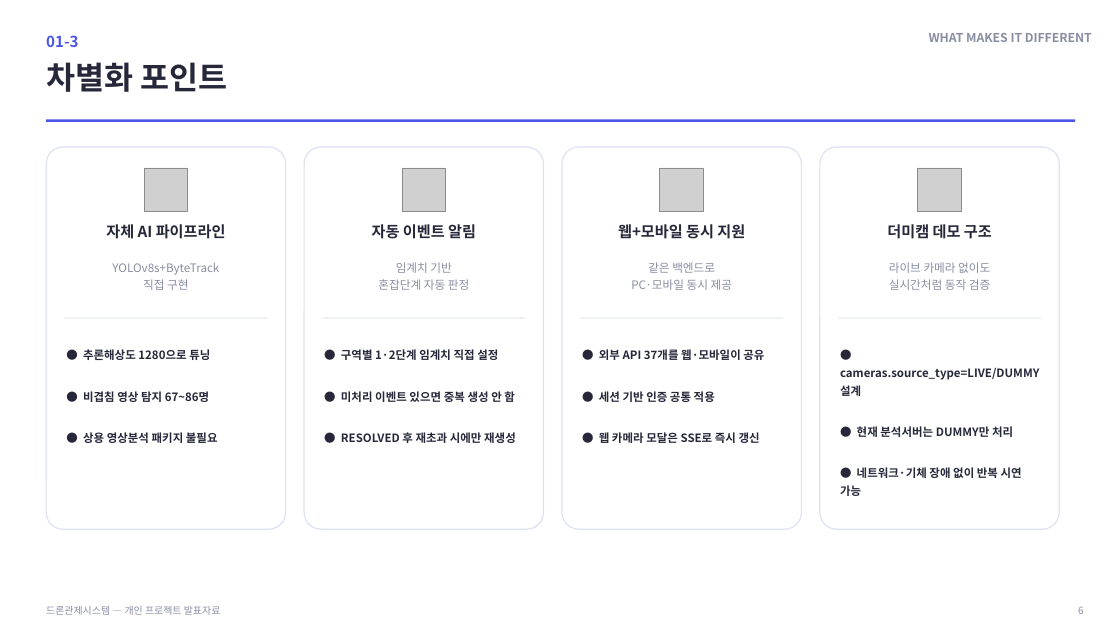
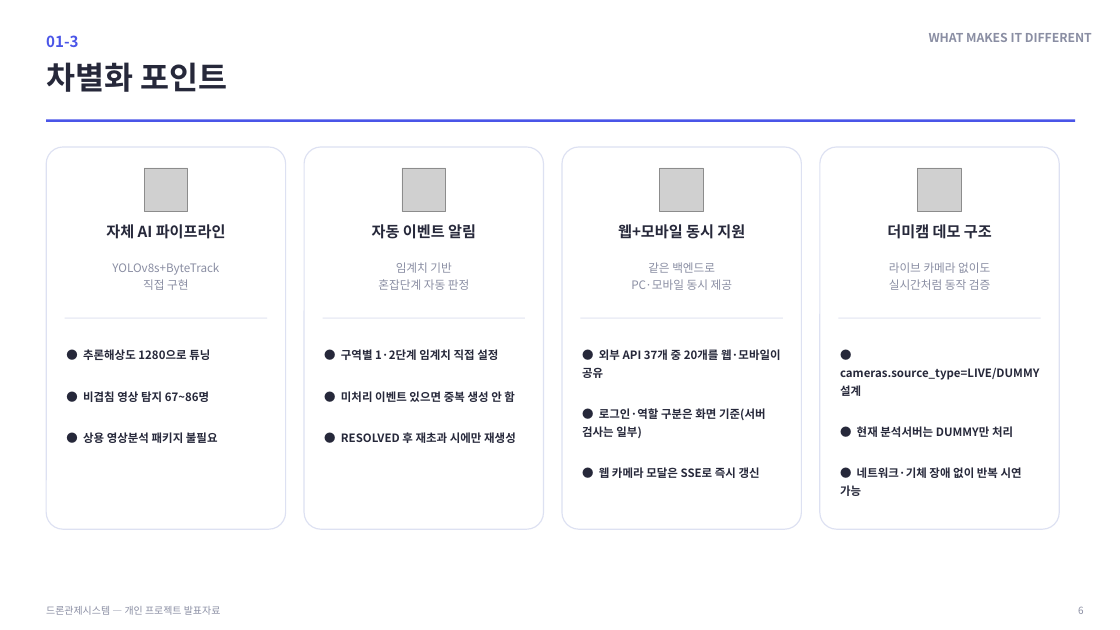
Before and after one commit to rlaeoaud7018/DroneControllSystemApp, a slide deck: slide 6 of 발표자료6.pptx. Drawn at 1120x630 pixels with LibreOffice and Linux fonts; fonts in the diff are those of the drawing; grey boxes stand for pictures; background and template pictures are left out. Boxes give left, top, right and bottom in pixels: in the first picture for what was removed or moved away, otherwise in the second. Text is boxed around its words. In the diff, an @@ line names an element or a change of style, - is before the commit and + after.

```diff
--- a/발표자료6.pptx
+++ b/발표자료6.pptx
@@ text at <box>582,349,781,438</box>: text changed @@
-● 외부 API 37개를 웹·모바일이 공유
-● 세션 기반 인증 공통 적용
+● 외부 API 37개 중 20개를 웹·모바일이 공유
+● 로그인·역할 구분은 화면 기준(서버 검사는 일부)
```
Also in this commit, not shown: 8 other slides changed, 8 other files.
